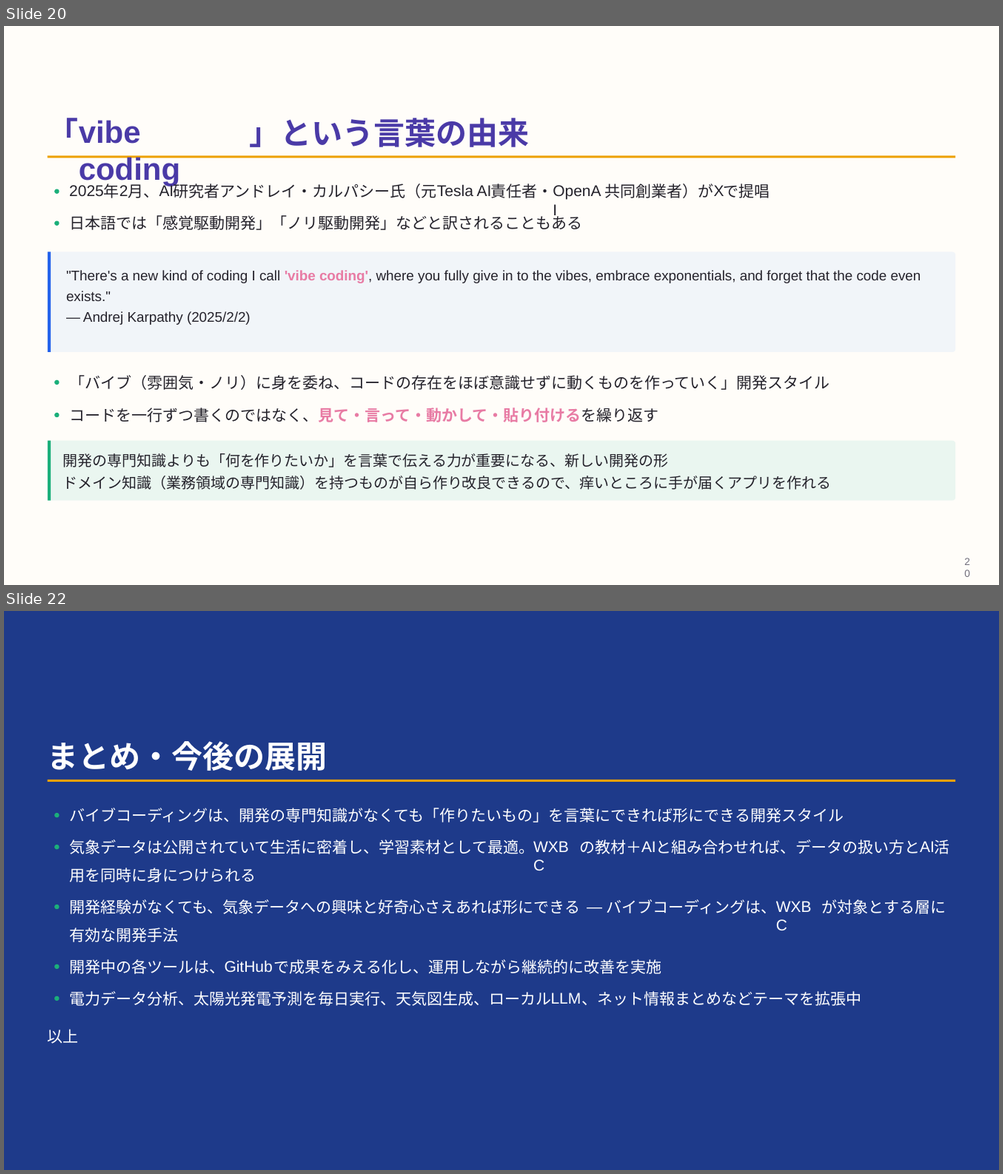
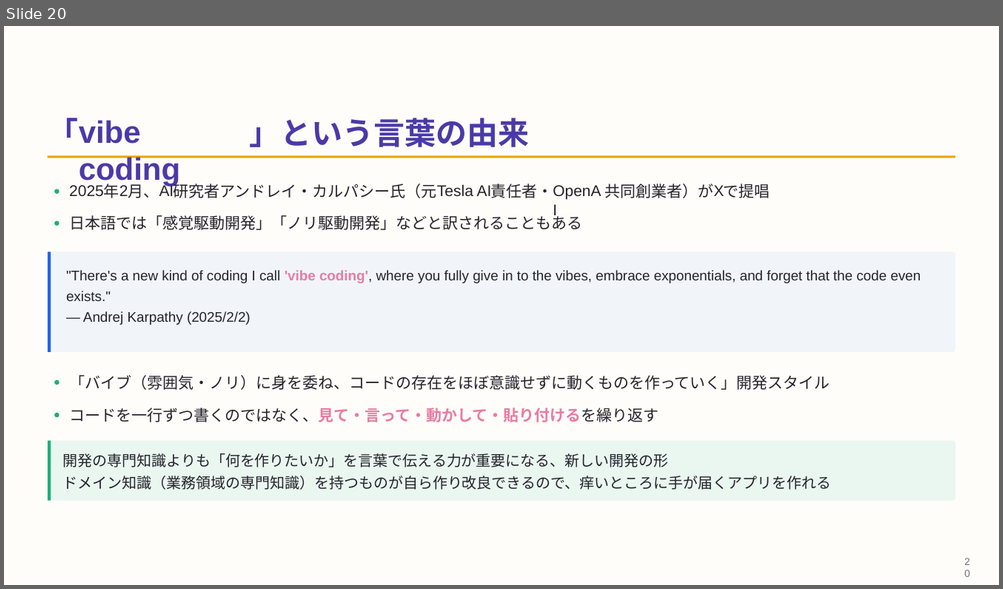
Before and after one commit to masauehr/marp_slides, a slide deck: slides/2026-09-18-vibe-coding.pptx. Shown one above the other, each under a label of ours: slides 20 and 22 before the commit, slide 20 after it; the slides between them are not shown. The pictures are 1003x1174 and 1003x589 pixels, drawn with LibreOffice and Linux fonts; fonts in the diff are those of the drawing. Boxes give left, top, right and bottom in pixels: in the first picture for what was removed or moved away, otherwise in the second. Text is boxed around its words. In the diff, an @@ line names an element or a change of style, - is before the commit and + after.

Commit message:
update: hero-gradientをリッチ化しvibe-coding.mdの表紙・まとめに適用
themes/ml-forecast.cssの4つのhero-*クラスにグレイン質感を追加し、
hero-gradientはメッシュ風の多色グラデーションに刷新。
vibe-coding.mdの表紙・まとめスライドに_backgroundColor直書きの
代わりにhero-gradientクラスを適用。

editable PPTX（--pptx-editable）はLibreOffice経由で背景を
再構築する方式のため、多重グラデーション+ブレンドモードを
正しく解釈できず崩れる問題を確認。該当2枚のみpython-pptxで
画像焼き込みに差し替えて対応（他20枚のテキスト編集可能性は維持）。

```diff
--- a/slides/2026-09-18-vibe-coding.pptx
+++ b/slides/2026-09-18-vibe-coding.pptx
@@ slide 22 removed at (4, 611, 999, 1170), background #FFFFFF @@
@@ freeform shape removed at (4, 611, 999, 1170) @@
@@ freeform shape removed at (4, 611, 999, 1170) @@
@@ text removed at (48, 741, 327, 771) @@
-まとめ・今後の展開
@@ freeform shape removed at (47, 780, 956, 782) @@
@@ text removed at (69, 808, 843, 823) @@
-バイブコーディングは、開発の専⾨知識がなくても「作りたいもの」を⾔葉にできれば形にできる開発スタイル
@@ freeform shape removed at (55, 813, 60, 817) @@
@@ freeform shape removed at (55, 846, 60, 850) @@
@@ text removed at (69, 840, 534, 854) @@
-気象データは公開されていて⽣活に密着し、学習素材として最適。
@@ text removed at (534, 837, 579, 855) @@
-WXBC
@@ text removed at (579, 840, 641, 854) @@
-の教材＋
@@ text removed at (641, 841, 656, 852) @@
-AI
@@ text removed at (655, 840, 919, 854) @@
-と組み合わせれば、データの扱い⽅と
@@ text removed at (919, 841, 934, 852) @@
-AI
@@ text removed at (933, 840, 949, 854) @@
-活
@@ text removed at (69, 868, 256, 883) @@
-⽤を同時に⾝につけられる
@@ text removed at (582, 897, 606, 914) @@
-―
@@ text removed at (777, 897, 822, 914) @@
-WXBC
@@ freeform shape removed at (55, 905, 60, 909) @@
@@ text removed at (69, 900, 580, 914) @@
-開発経験がなくても、気象データへの興味と好奇⼼さえあれば形にできる
@@ text removed at (606, 900, 776, 914) @@
-バイブコーディングは、
@@ text removed at (822, 900, 945, 914) @@
-が対象とする層に
@@ text removed at (69, 928, 178, 943) @@
-有効な開発⼿法
@@ freeform shape removed at (55, 965, 60, 969) @@
@@ text removed at (69, 960, 225, 974) @@
-開発中の各ツールは、
@@ text removed at (225, 960, 273, 972) @@
-GitHub
@@ text removed at (273, 960, 661, 974) @@
-で成果をみえる化し、運⽤しながら継続的に改善を実施
@@ freeform shape removed at (55, 997, 60, 1001) @@
@@ text removed at (69, 991, 551, 1006) @@
-電⼒データ分析、太陽光発電予測を毎⽇実⾏、天気図⽣成、ローカル
@@ text removed at (551, 993, 581, 1004) @@
-LLM
@@ text removed at (581, 991, 861, 1006) @@
-、ネット情報まとめなどテーマを拡張中
@@ text removed at (48, 1029, 79, 1044) @@
-以上
```
Also in this commit, not shown: 3 slides changed, 2 slides added, 1 other slide removed, 3 other files.
